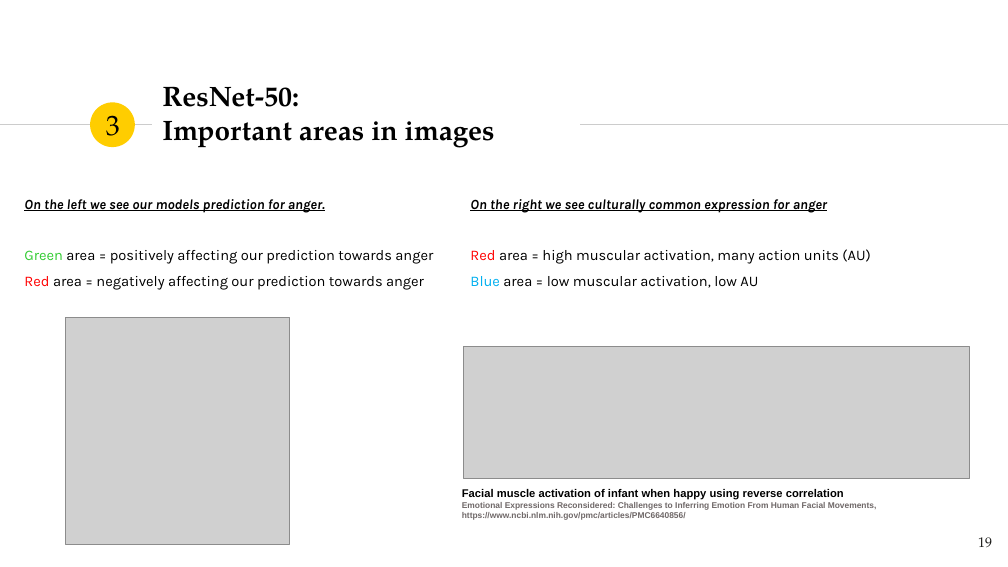
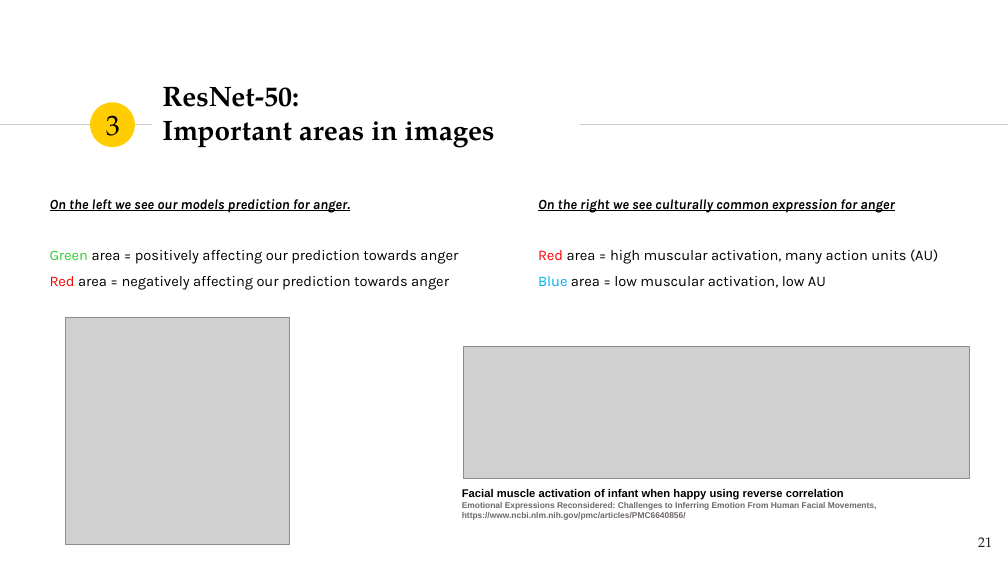
Before and after one commit to TeemuSo/Loop-Q-prize, a slide deck: slide 21 of reports/Emotion recognition - LoopQPrize.pptx (slide 19 before the commit). Drawn at 1008x567 pixels with LibreOffice and Linux fonts; fonts in the diff are those of the drawing; grey boxes stand for pictures. Boxes give left, top, right and bottom in pixels: in the first picture for what was removed or moved away, otherwise in the second. Text is boxed around its words. In the diff, an @@ line names an element or a change of style, - is before the commit and + after.

Commit message:
Updated documentation. Created final predictions.
Created new notebook where model loading can be experimented. Here also the final model can be loaded.

```diff
--- a/reports/Emotion recognition - LoopQPrize.pptx
+++ b/reports/Emotion recognition - LoopQPrize.pptx
@@ text "On the left we see ...": place and size @@
-text "On the left we see ..." at (24, 199, 433, 290)
+text "On the left we see ..." at (50, 199, 458, 290)
@@ text "On the right we see ...": place and size @@
-text "On the right we see ..." at (470, 199, 870, 288)
+text "On the right we see ..." at (538, 199, 938, 288)
@@ page number at (978, 537, 992, 547): text changed @@
-19
+21
```
Also in this commit, not shown: 10 other slides changed, 10 slides added, 33 slides removed, 11 other files.
